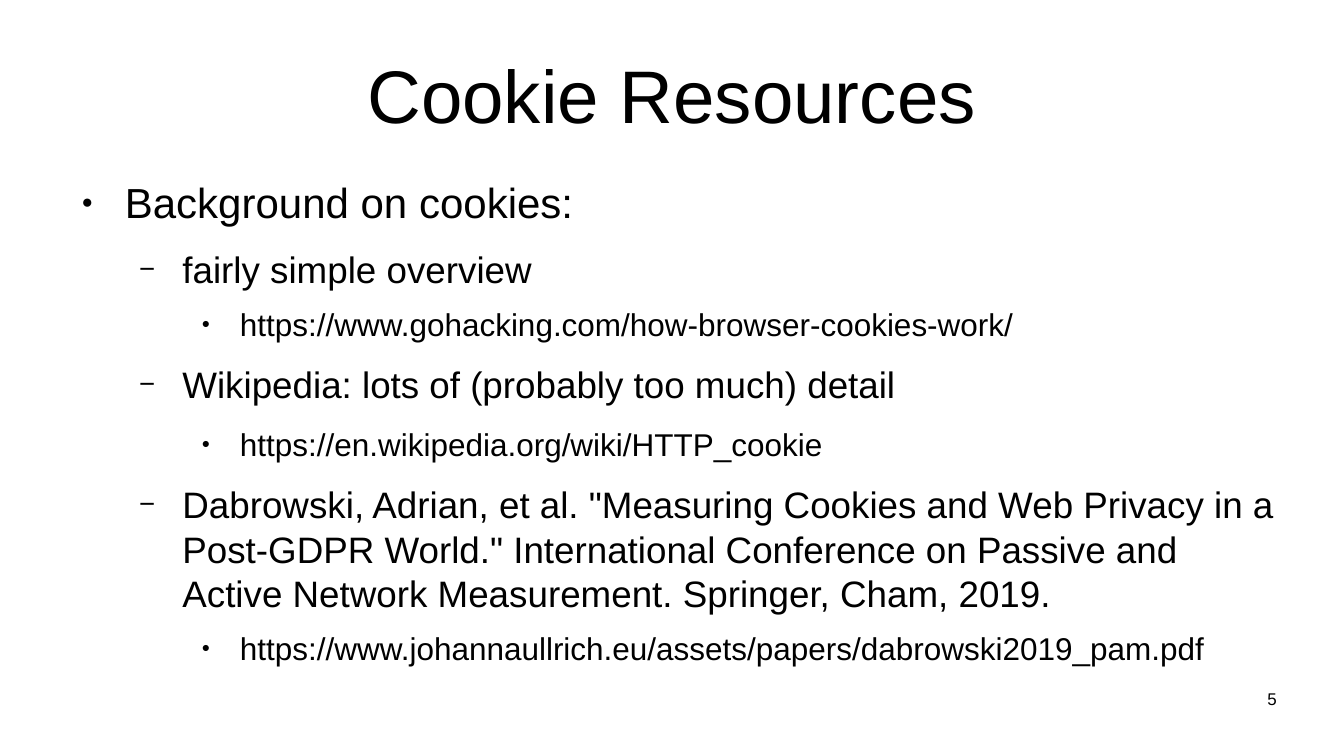
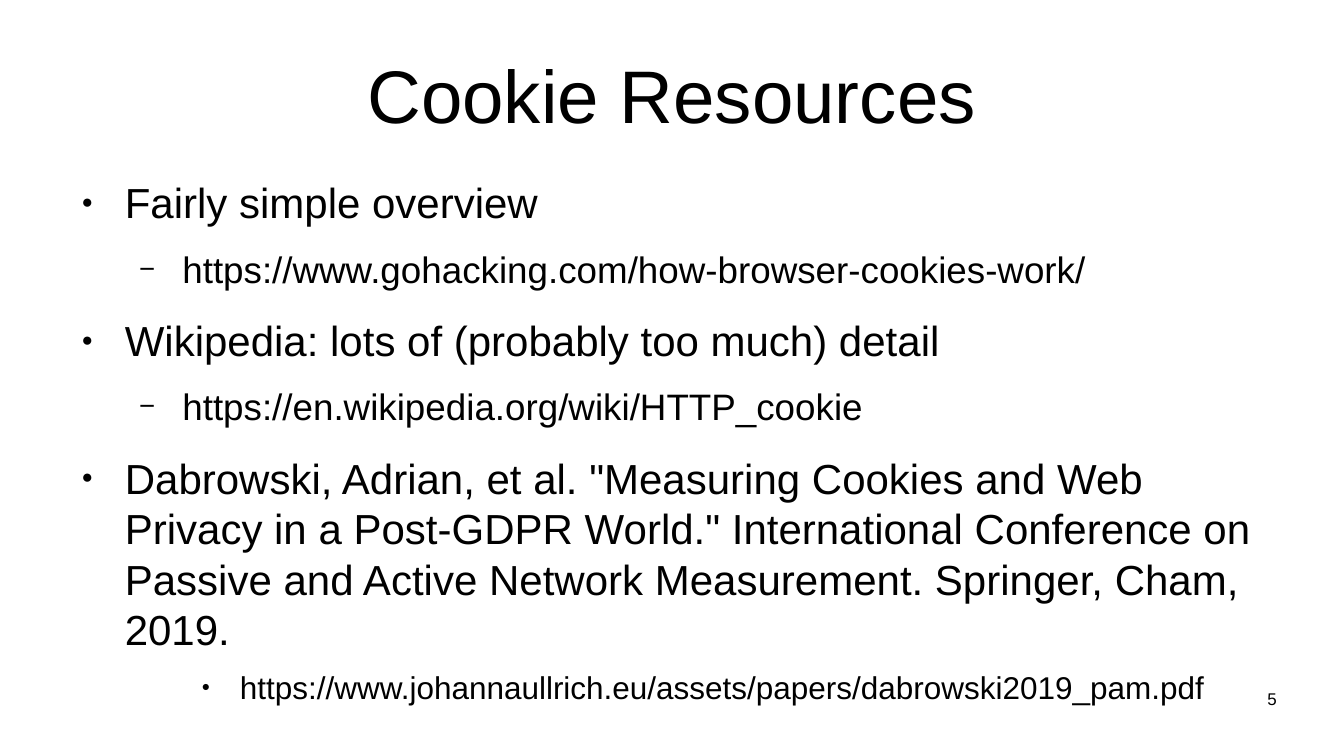
Before and after one commit to sftcd/witidtm, a slide deck: slide 5 of lectures/2021-2022/600-ads.odp. Drawn at 1344x756 pixels with LibreOffice and Linux fonts; fonts in the diff are those of the drawing. Boxes give left, top, right and bottom in pixels: in the first picture for what was removed or moved away, otherwise in the second. Text is boxed around its words. In the diff, an @@ line names an element or a change of style, - is before the commit and + after.

```diff
--- a/lectures/2021-2022/600-ads.odp
+++ b/lectures/2021-2022/600-ads.odp
@@ text at (125, 187, 538, 227): text changed @@
-● Background on cookies:
-  − fairly simple overview
+● Fairly simple overview
@@ text at (125, 256, 1250, 646): size 18.6 to 21.7 pt in "https://www.gohacking.com/how-browser-cookies-work/", "https://en.wikipedia.org/wiki/HTTP_cookie"; size 21.7 to 24.8 pt in "Wikipedia: lots of (probably too much) detail", "Dabrowski, Adrian, et al. "Measuring Cookies and ..."; bullet ● to −; list level 3 to 2 in "https://www.gohacking.com/how-browser-cookies-work/"; bullet − to ●; list level 2 to 1 in "Wikipedia: lots of (probably too ..."; list level 3 to 2 in "https://en.wikipedia.org/wiki/HTTP_cookie"; list level 2 to 1 in "Dabrowski, Adrian, et al. "Measuring ..." @@
```
Also in this commit, not shown: 9 other slides changed, 1 slide added, 1 other file.
